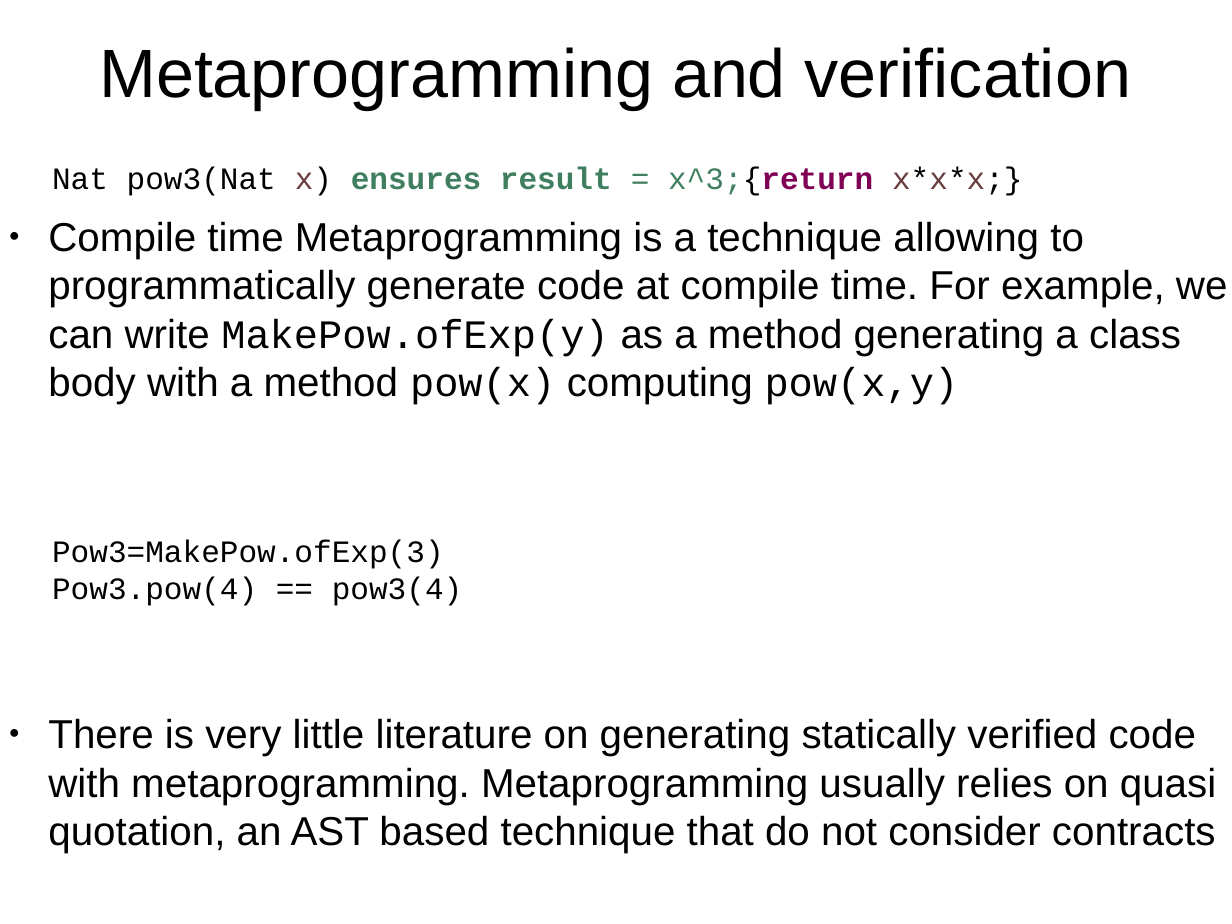
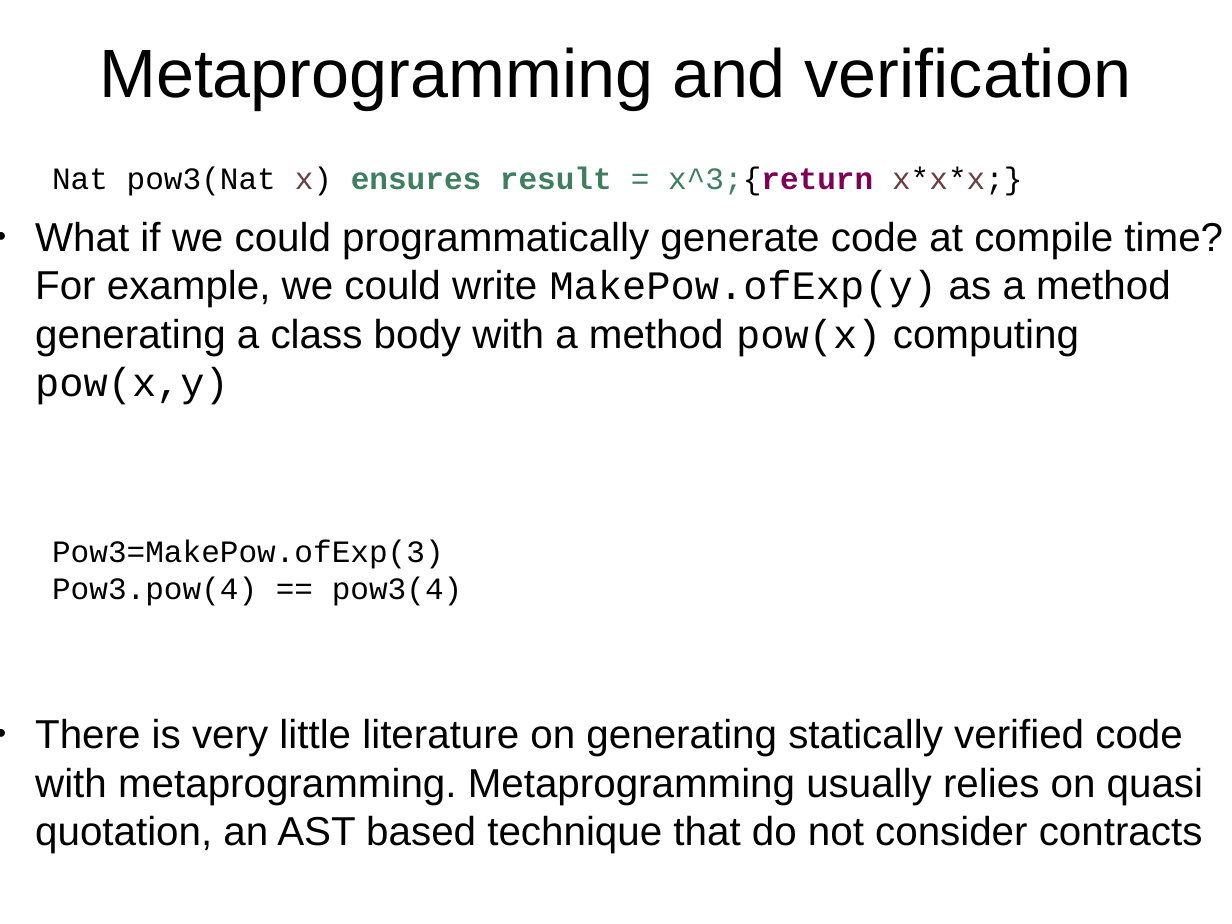
Before and after one commit to ElvisResearchGroup/L42, a slide deck: slide 3 of Main/papers/Sapling2/Slides.odp. Drawn at 1232x924 pixels with LibreOffice and Linux fonts; fonts in the diff are those of the drawing. Boxes give left, top, right and bottom in pixels: in the first picture for what was removed or moved away, otherwise in the second. Text is boxed around its words. In the diff, an @@ line names an element or a change of style, - is before the commit and + after.

```diff
--- a/Main/papers/Sapling2/Slides.odp
+++ b/Main/papers/Sapling2/Slides.odp
@@ text "What if we could programmatically ...": place and size @@
-text "What if we could programmatically ..." at bbox=[48, 221, 1228, 853]
+text "What if we could programmatically ..." at bbox=[35, 221, 1223, 853]
@@ text at bbox=[35, 221, 1223, 405]: text changed @@
-● Compile time Metaprogramming is a technique allowing to programmatically generate code at compile time. For example, we can write MakePow.ofExp(y) as a method generating a class body with a method pow(x) computing pow(x,y)
+● What if we could programmatically generate code at compile time? For example, we could write MakePow.ofExp(y) as a method generating a class body with a method pow(x) computing pow(x,y)
```
Also in this commit, not shown: 3 other files.
